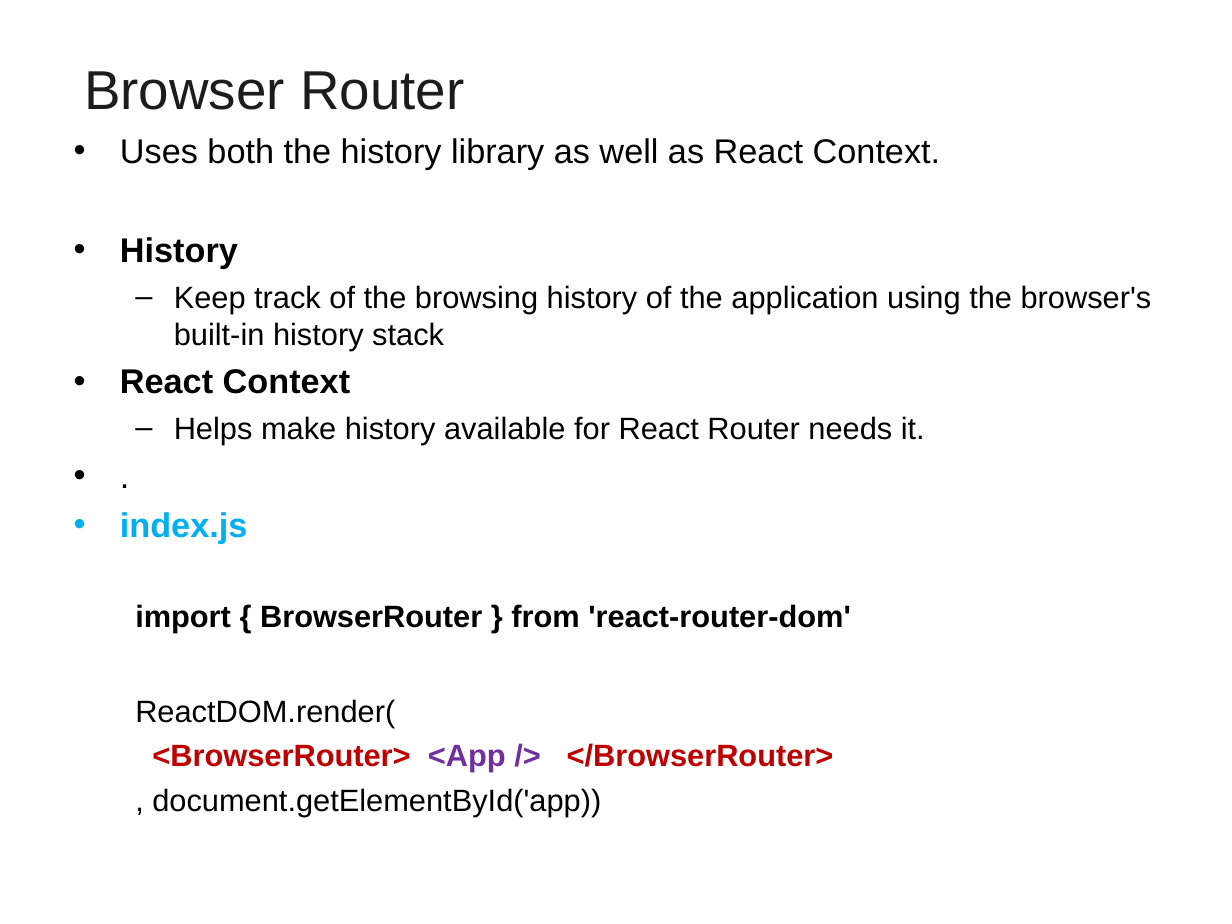
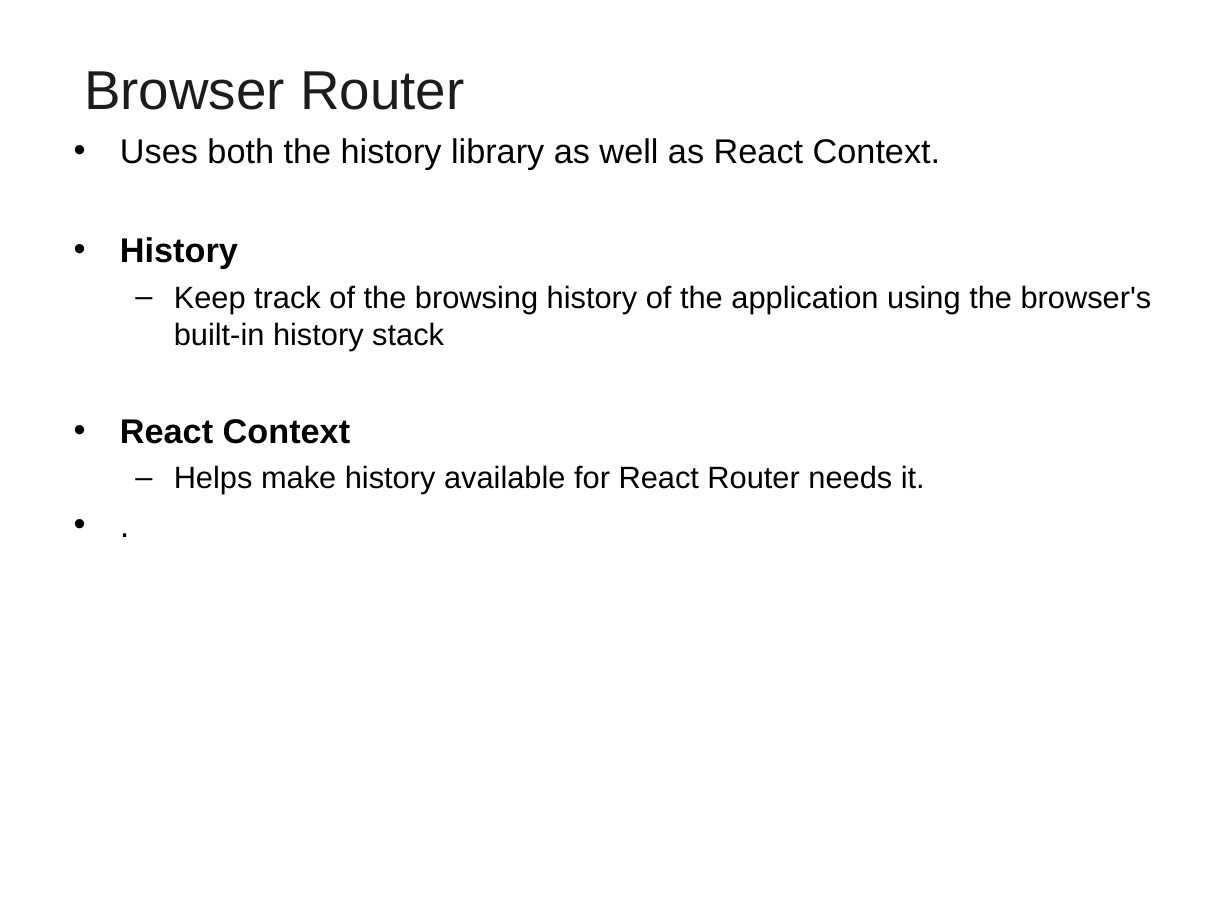
Before and after one commit to vatsanTraining/travel-agency, a slide deck: slide 141 of ReactJS_Module1.ppt (slide 143 before the commit). Drawn at 1232x924 pixels with LibreOffice and Linux fonts; fonts in the diff are those of the drawing; background and template pictures are left out. Boxes give left, top, right and bottom in pixels: in the first picture for what was removed or moved away, otherwise in the second. Text is boxed around its words. In the diff, an @@ line names an element or a change of style, - is before the commit and + after.

```diff
--- a/ReactJS_Module1.ppt
+++ b/ReactJS_Module1.ppt
@@ text at (120, 512, 851, 817): paragraphs removed @@
-• index.js
-  import { BrowserRouter } from 'react-router-dom'
-  ReactDOM.render(
-  <BrowserRouter> <App /> </BrowserRouter>
-  , document.getElementById('app))
```
Also in this commit, not shown: 11 other slides changed, 6 slides added, 3 slides removed.
